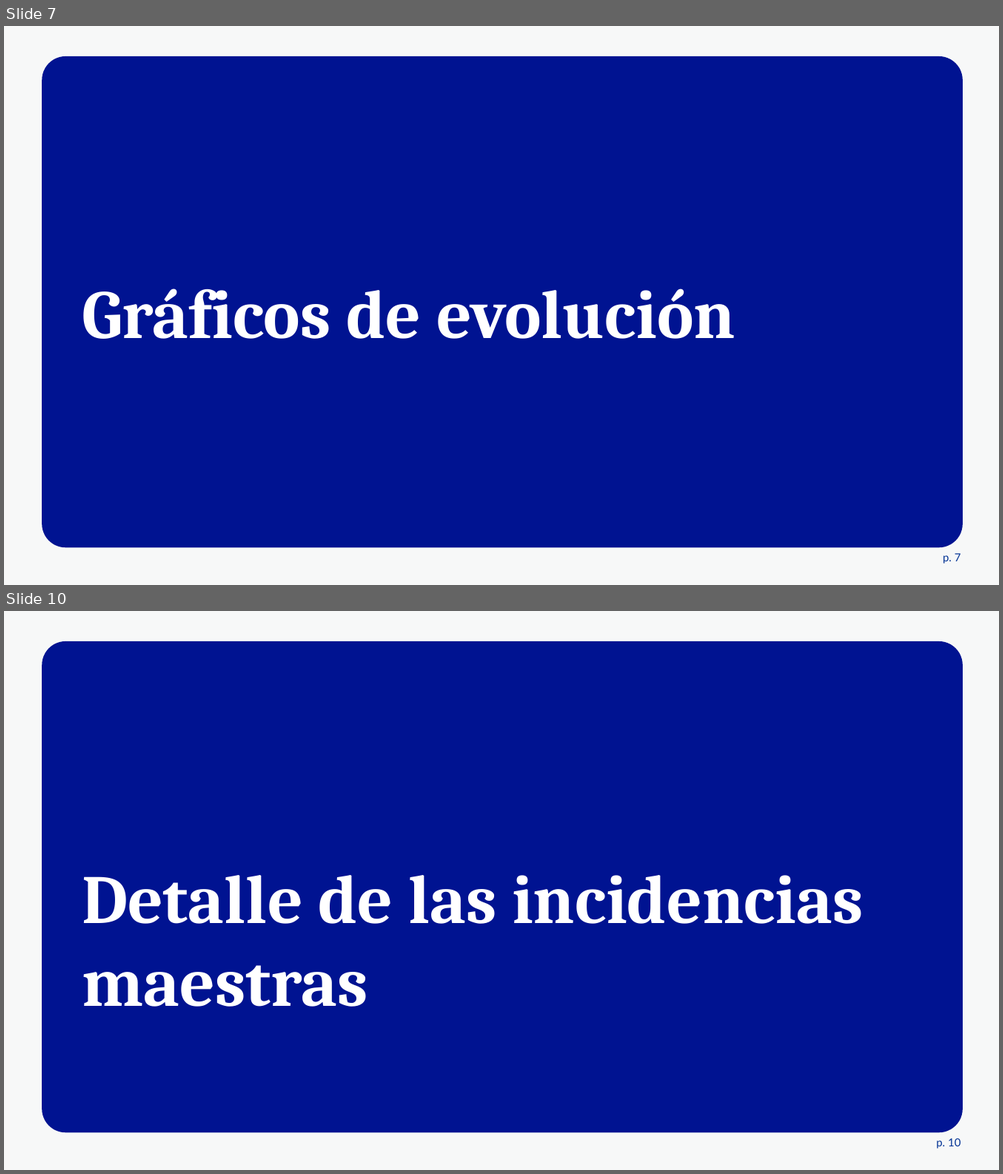
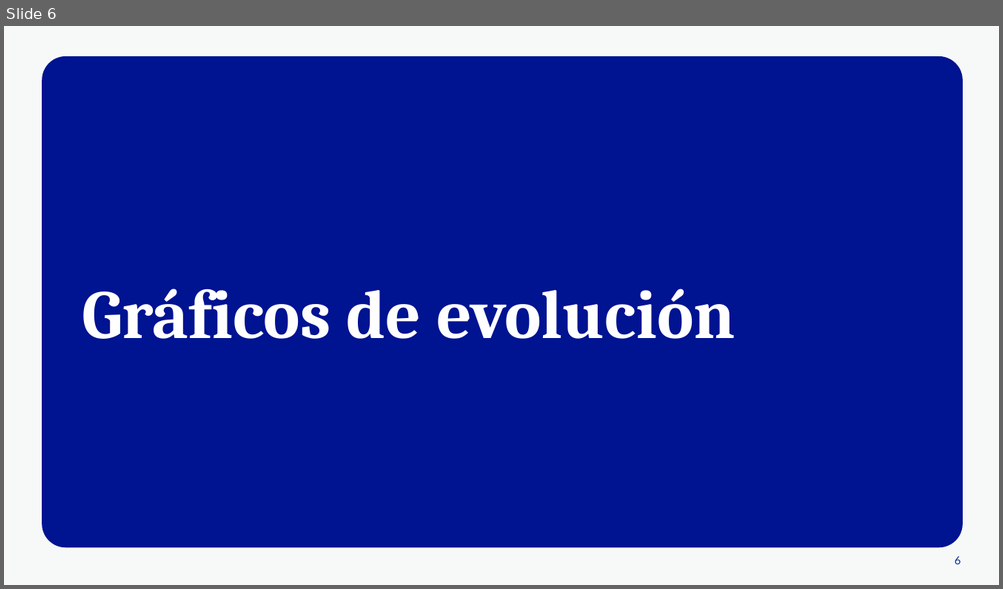
Before and after one commit to felixdelbarrio/bug-resolution-radar, a slide deck: src/bug_resolution_radar/reports/templates/Seguimiento de incidencias del periodo.pptx. Shown one above the other, each under a label of ours: slides 7 and 10 before the commit, slide 6 after it; the slides between them are not shown. The pictures are 1003x1174 and 1003x589 pixels, drawn with LibreOffice and Linux fonts; fonts in the diff are those of the drawing. Boxes give left, top, right and bottom in pixels: in the first picture for what was removed or moved away, otherwise in the second. Text is boxed around its words. In the diff, an @@ line names an element or a change of style, - is before the commit and + after.

```diff
--- a/src/bug_resolution_radar/reports/templates/Seguimiento de incidencias del periodo.pptx
+++ b/src/bug_resolution_radar/reports/templates/Seguimiento de incidencias del periodo.pptx
@@ slide 10 removed at [4, 611, 999, 1170], background #F7F8F8; not listed: 1 template element that a slide beside it also shows @@
@@ rounded rectangle removed at [42, 642, 962, 1133] @@
@@ text removed at [82, 875, 863, 1007] @@
-Detalle de las incidencias maestras
@@ what was slide 7 is now slide 6 @@
@@ slide 6 changed as well @@
@@ page number removed at [942, 554, 961, 564] @@
-p. 7
@@ page number added at [954, 557, 961, 565], 8 pt, text #003194 @@
+6
```
Also in this commit, not shown: 6 other slides changed, 12 other slides removed, 5 other files.
